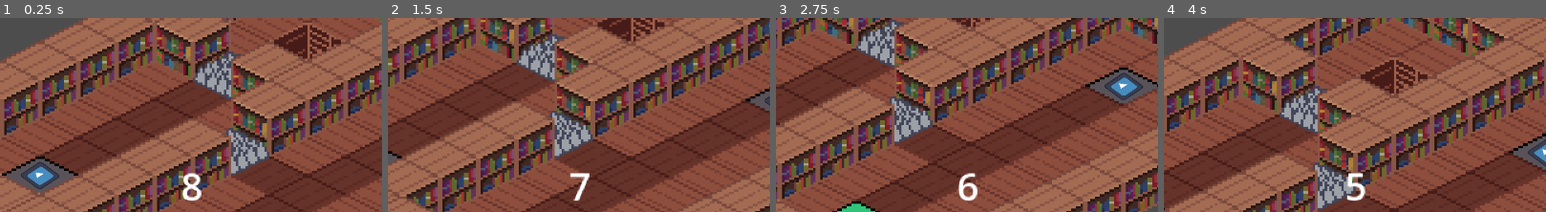
Above: before the commit, frames 1-4 (left to right).
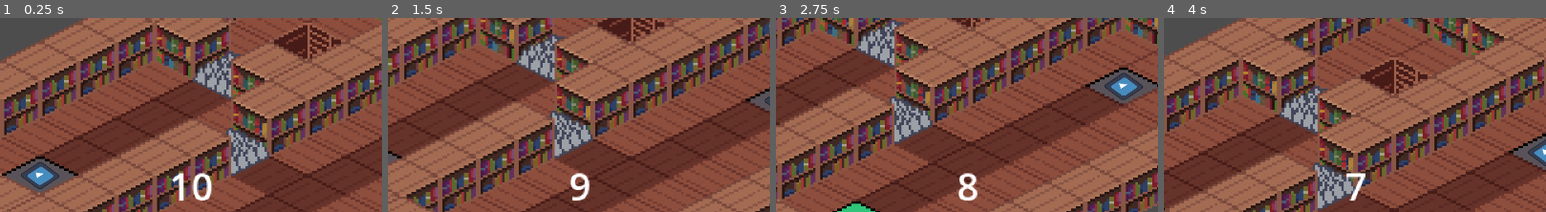
Above: after the commit, the same moments.

Repository: kokiheey/game-jam-repo
Game: Godot game, scene res://Scenes/Levels/level_1.tscn
Two runs of this game, one before a commit and one after it. Both use one fixed random seed, a clock stepped at 60 frames per second and the inputs below. This scene is started directly instead of the project's main scene. The engine's default icon, where the game draws it, is replaced by a stand-in: a white triangle on a blue panel in a dark square.
Inputs:
- Up to frame 1 (0.25 s): no input
- Up to frame 2 (1.5 s): tap Enter at 0.5 s; hold Right (ui_right) 0.53-1.28 s; hold E (interact) 0.53-1.28 s; hold Down (ui_down) from 1.28 s (still down); tap E (interact) at 1.35 s
- Up to frame 3 (2.75 s): release Down (ui_down) at 2.03 s; hold Right (ui_right) from 2.03 s (still down); hold E (interact) from 2.03 s (still down)
- Up to frame 4 (4 s): release Right (ui_right) at 2.78 s; release E (interact) at 2.78 s; hold Up (ui_up) 2.78-3.53 s; tap E (interact) at 2.85 s; hold Left (ui_left) from 3.53 s (still down); hold E (interact) from 3.53 s (still down)
The pictures show only the part of the screen within x 25-75%, y 0-50%; the shares and areas given below are measured in that part.

The runs differ from the first frame. In frame 1, 0.9% of the frame differs, in the area x 44-56%, y 79-95%; in frame 2, 0.5%; in frame 3, 0.3%; in frame 4, 0.4%.

Commit message:
Change default times

Diff:
--- a/gmtk2025/Scenes/Levels/level_1.tscn
+++ b/gmtk2025/Scenes/Levels/level_1.tscn
@@ -69,7 +69,7 @@
 
 [node name="ReplayManager" type="Node" parent="." node_paths=PackedStringArray("time_label", "player", "spawn_position")]
 script = ExtResource("6_xgxfi")
-restart_time = 8.0
+restart_time = 10.0
 time_label = NodePath("../Objects/Player/TimeLabel")
 player = NodePath("../Objects/Player")
 spawn_position = NodePath("../spawn")
--- a/gmtk2025/Scenes/Levels/level_3.tscn
+++ b/gmtk2025/Scenes/Levels/level_3.tscn
@@ -73,7 +73,7 @@
 
 [node name="ReplayManager" type="Node" parent="." node_paths=PackedStringArray("time_label", "player", "spawn_position")]
 script = ExtResource("6_osqx1")
-restart_time = 14.0
+restart_time = 15.0
 time_label = NodePath("../Objects/Player/TimeLabel")
 player = NodePath("../Objects/Player")
 spawn_position = NodePath("../spawn")
